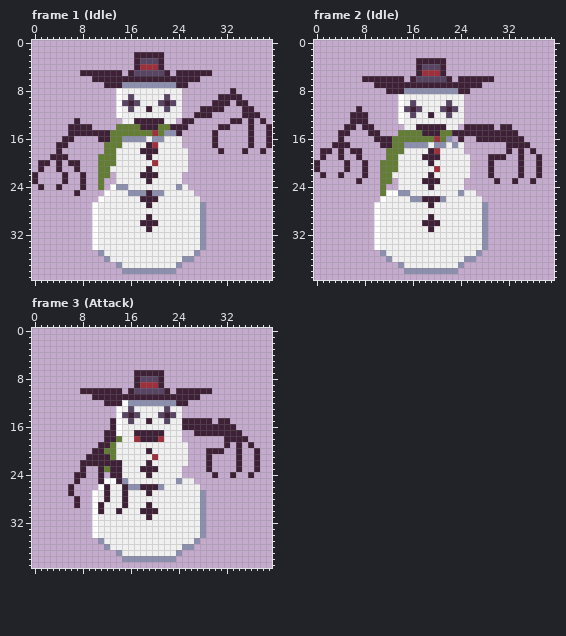
Pixel-art file: phaser/concepts/enemy-snowman.aseprite. The picture above was drawn from the file before the commit.
40x40 pixels, 3 frames. Shown: frame 1 (Idle), frame 2 (Idle), frame 3 (Attack). The commit also changed other frames, which this record leaves out.
After:
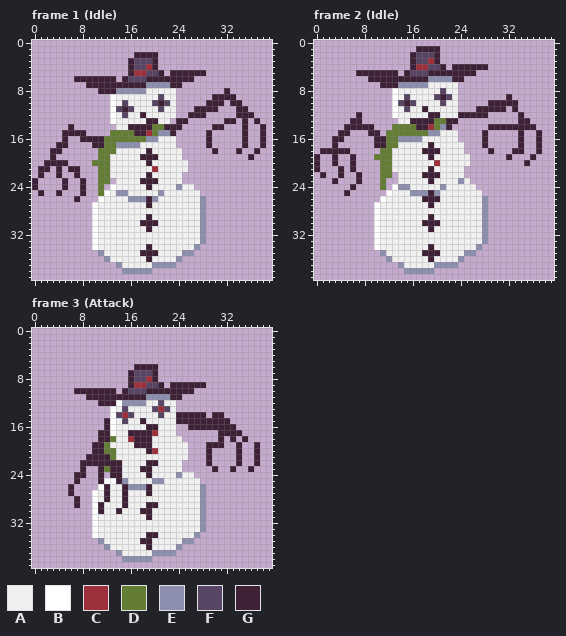
Palette (. is transparent): A #f0f0f0  B #ffffff  C #9d303b  D #647d34  E #8c8fae  F #584563  G #3e2137
From old to new:
Changed rows in their new state; - is an unchanged pixel.
Frame 1 (Idle):
first column x 0:
 2 ---------------------.------------------
 3 ----------------GF--G.------------------
 4 ----------------GFF-G.------------------
 5 --------.......--CC--G.G-----.----------
 6 -------GGG----.-FFF--------.------------
 7 ---------GGG---GGGG----G-.--------------
 8 -----------GGGEEEEE-----.-------G.------
 9 -------------BA-A----FA-.-----G---.-----
10 -------------BA-AA--FGFA.----G--.G-.----
11 -------------BFG---A-FA-.--G---.--G-.---
12 -------------BAF--G-----.-G--.----G--.--
13 -------.-----BA--AA--A-.G-.-----G-.G.G.-
14 -------...----AAGG--D-G--.----G-.--G.-G.
15 -----G---....----GGCDE-G.----G.----G.-G.
16 ------.-GGG-D--DDDDE-A--.----G.----G.-G.
17 ----------GG--EEEE-AA---.----G.----G.-G.
18 ---G-------D------A-A----.----G.--G.-G.-
19 ----..-------A----G-G----.----------G---
20 -.-G-G..--D--A-----GA-------------------
21 --G---G------------AC-------------------
22 .G--G.-G.----A----A-A-------------------
23 ------------D-----G-G-------------------
24 G.--.G--------AA---G------A-------------
25 -G--G--.G--D--EEAAAAA------A------------
26 -------G--------EEE-E-------E-----------
first column x 18:
34 -G-------E.
35 GGG----EE.-
36 -G----E..--
37 --EEEE.----
38 --....-----
Frame 2 (Idle):
first column x 0:
 1 -----------------GGGG-----------------
 2 ----------------GFFFG-----------------
 3 ----------------GFFC-.----------------
 4 ----------------GCC----GGGGGG---------
 5 -------GGGGGGG-GFFFGG-GGGGG-----------
 6 --------.------G-GGEEEEG-.....--------
 7 ----------.---EEEEEAAAAA....----------
 8 ------------.BAAAAAAAFAA..------------
 9 -------------BAF----FGF-.-------G-----
10 -------------BFG-----FA-.----GGGGG----
11 -------.-----BA-AAG--AAA.--GGGGG-G----
12 ------.-.----BA-A---G-A-GGGGG-----G---
13 --------.-----A-GGGGDDGG.---------GG--
14 -------G-----DDDD--CDEG.-....-G--GGGG-
15 ------------DD----DEEAAA....-.....G--G
16 ---G--------D-EEEEAAAAAA.--.-.....---G
17 ----..----G-D-AAAAAGAA-A----G---..-.-G
18 ---G-G..---D-AA---G-G--------G--.G--.G
19 G.-G.-G.--DD-A----A-A--------...G-.-G.
20 ---G-.G-.----A-----AC--------.----.G-.
21 ----G.G-.----A-----GA----.---.----.--.
22 -------G.----.----G-G----.---.----.--.
23 ---G--------.-----A-A---EA----.--.--.-
24 ------G------BEE---A-E---AA-----------
25 -----G-----.-AAAEEEGE---A--A----------
26 ----------------AA---A------E---------
first column x 18:
34 -G-------E.
35 GGG----EE.-
36 -G----E..--
37 --EEEE.----
38 --....-----
Frame 3 (Attack):
first column x 7:
 6 ----------GGGG-----------------
 7 ---------GFFF-.----------------
 8 ---------GF-CG.----------------
 9 ---------GC-FF--GGGGGG---------
10 G------.GF--GGG-G---...--------
11 --G---------EEEE--...----------
12 ----G--BE---AAFAA..------------
13 ------BAFA---FC--.-------------
14 ------BFCFA----AAGGGGG-GG------
15 -----GBAFA-GA--A-G-----G-------
16 -----GBA----GG---..------------
17 ----G-BA-G---CA--.--....-------
18 ----G-DA-CG--AA---------G.-.---
19 ---G-DA---GGG---------GGG.---.G
20 -------------C---------..------
21 -------------A-----------------
22 -------------G----.------------
23 -------------A--------.G--G.-G.
24 -----------------EAA---.--.--.-
25 -------------EE--A--A----------
26 -----------E-AA------E---------
29 -------------G-----------------
30 -------------A-----------------
first column x 18:
34 -GG------E.
35 GG-----EE.-
36 -G----E..--
37 --EEEE.----
38 --....-----
